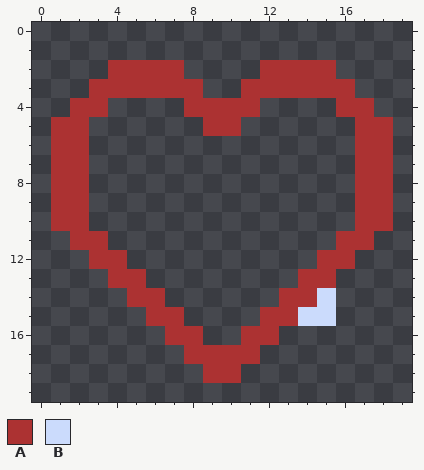
File history of a pixel-art sprite, graphics/soldier_heart2.png. Above is the file before it was changed.
The file is 100x100 pixels, drawn in blocks of 5x5; one block is one cell here.
Palette (. is transparent): A #ac3232  B #cbdbfc
Pixels before, first column x 1:
 2 ...AAAA....AAAA...
 3 ..AAAAAA..AAAAAA..
 4 .AA....AAAA....AA.
 5 AA......AA......AA
 6 AA..............AA
 7 AA..............AA
 8 AA..............AA
 9 AA..............AA
10 AA..............AA
11 .AA............AA.
12 ..AA..........AA..
13 ...AA........AA...
14 ....AA......AAB...
15 .....AA....AABB...
16 ......AA..AA......
17 .......AAAA.......
18 ........AA........
After the commit:
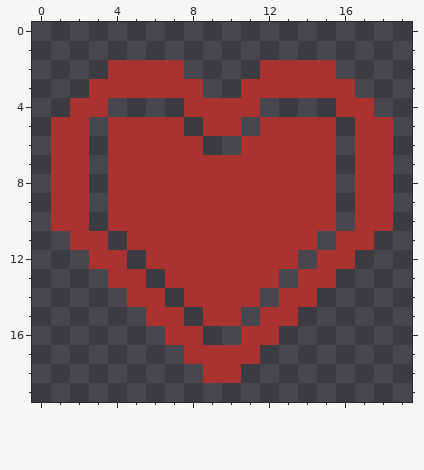
Commit: added hero heart in screen
The exact change:
{"y":5,"x":4,"old":"....","new":"AAAA"}
{"y":5,"x":12,"old":"....","new":"AAAA"}
{"y":6,"x":4,"old":".....","new":"AAAAA"}
{"y":6,"x":11,"old":".....","new":"AAAAA"}
{"y":7,"x":4,"old":"............","new":"AAAAAAAAAAAA"}
{"y":8,"x":4,"old":"............","new":"AAAAAAAAAAAA"}
{"y":9,"x":4,"old":"............","new":"AAAAAAAAAAAA"}
{"y":10,"x":4,"old":"............","new":"AAAAAAAAAAAA"}
{"y":11,"x":5,"old":"..........","new":"AAAAAAAAAA"}
{"y":12,"x":6,"old":"........","new":"AAAAAAAA"}
{"y":13,"x":7,"old":"......","new":"AAAAAA"}
{"y":14,"x":8,"old":"....","new":"AAAA"}
{"y":14,"x":15,"old":"B","new":"."}
{"y":15,"x":9,"old":"..","new":"AA"}
{"y":15,"x":14,"old":"BB","new":".."}
